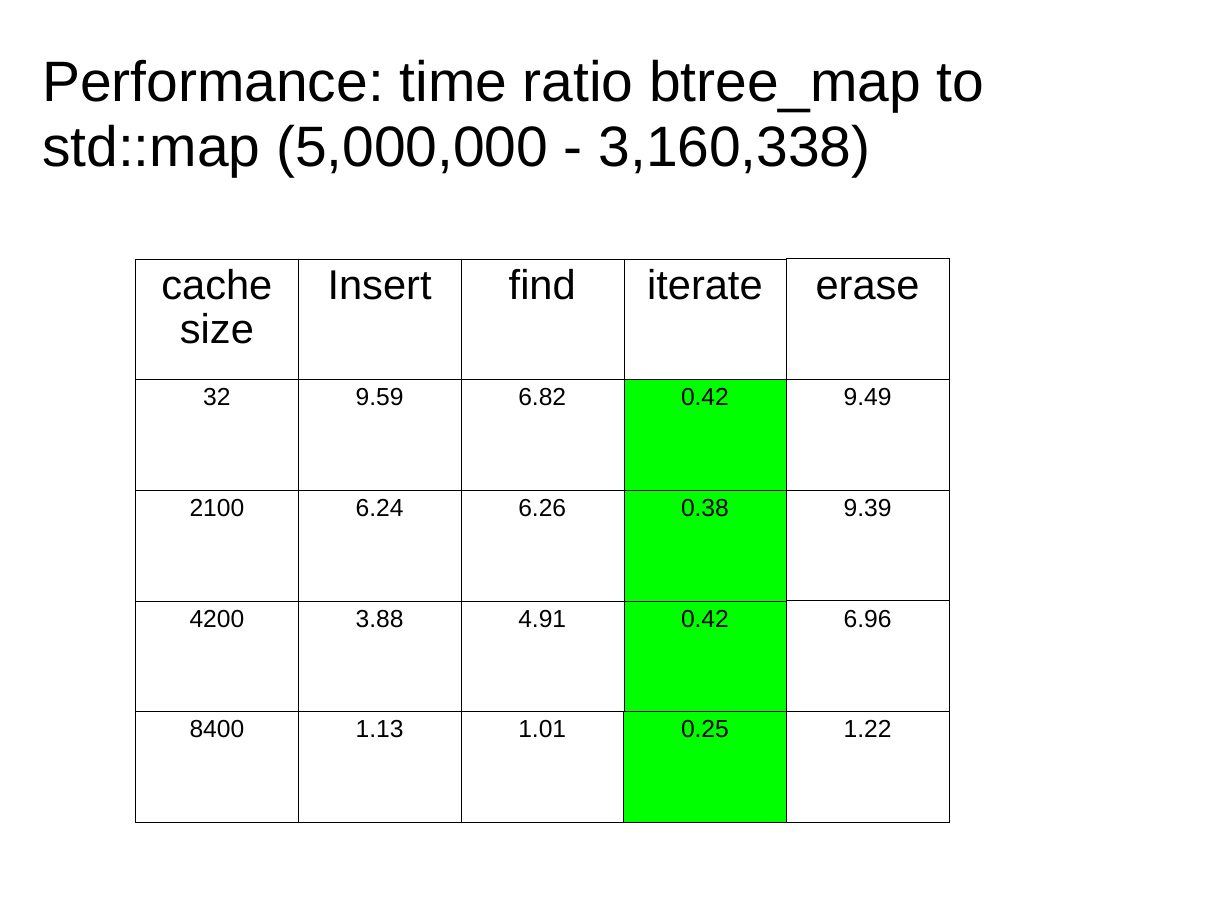
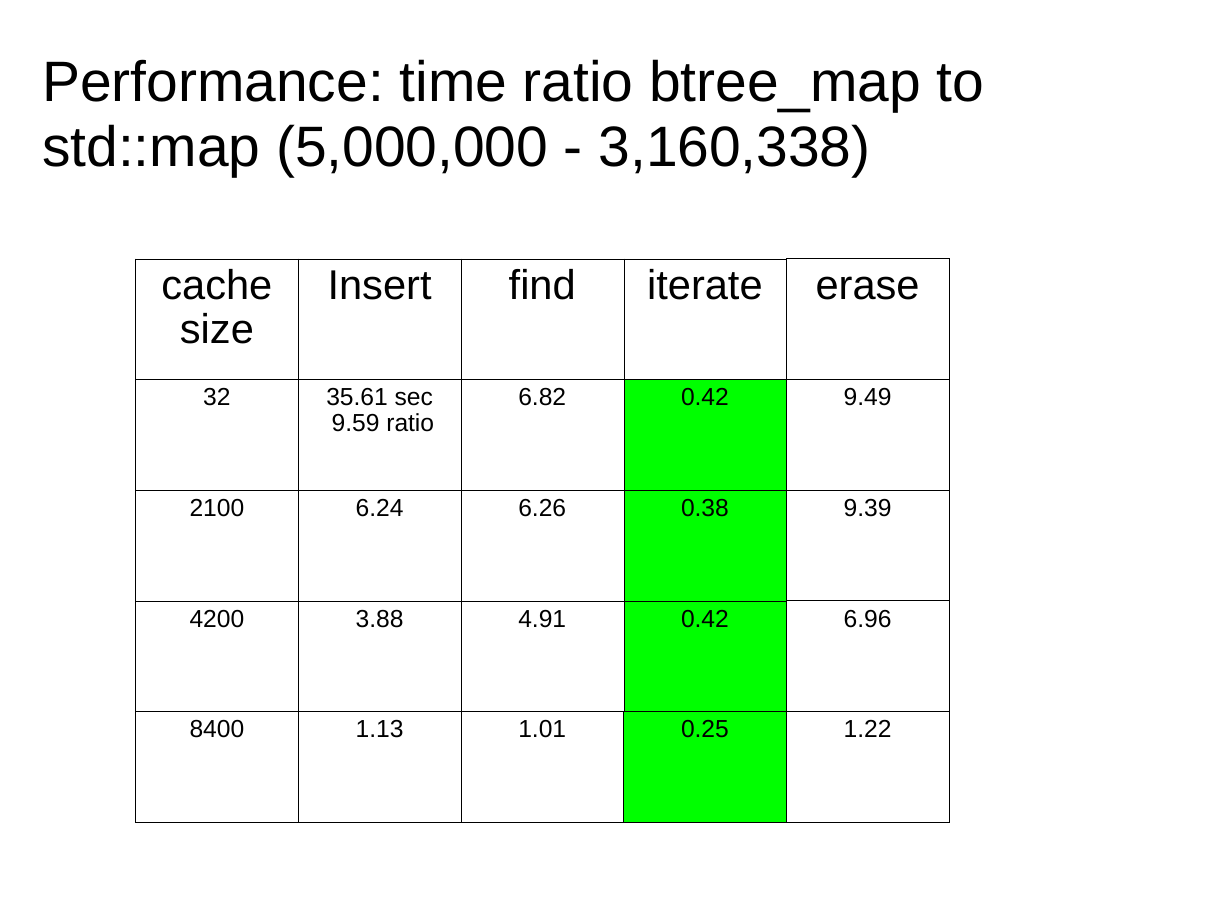
Before and after one commit to Beman/btree, a slide deck: slide 23 of libs/btree/doc/Proposed-B-tree-library.ppt (slide 10 before the commit). Drawn at 1232x924 pixels with LibreOffice and Linux fonts; fonts in the diff are those of the drawing; background and template pictures are left out. Boxes give left, top, right and bottom in pixels: in the first picture for what was removed or moved away, otherwise in the second. Text is boxed around its words. In the diff, an @@ line names an element or a change of style, - is before the commit and + after.

```diff
--- a/libs/btree/doc/Proposed-B-tree-library.ppt
+++ b/libs/btree/doc/Proposed-B-tree-library.ppt
@@ table at (x1=135, y1=258, x2=950, y2=823) @@
-row 2, column 2: 9.59
+row 2, column 2: 35.61 sec 9.59 ratio
```
Also in this commit, not shown: 4 other slides changed, 3 slides added.
